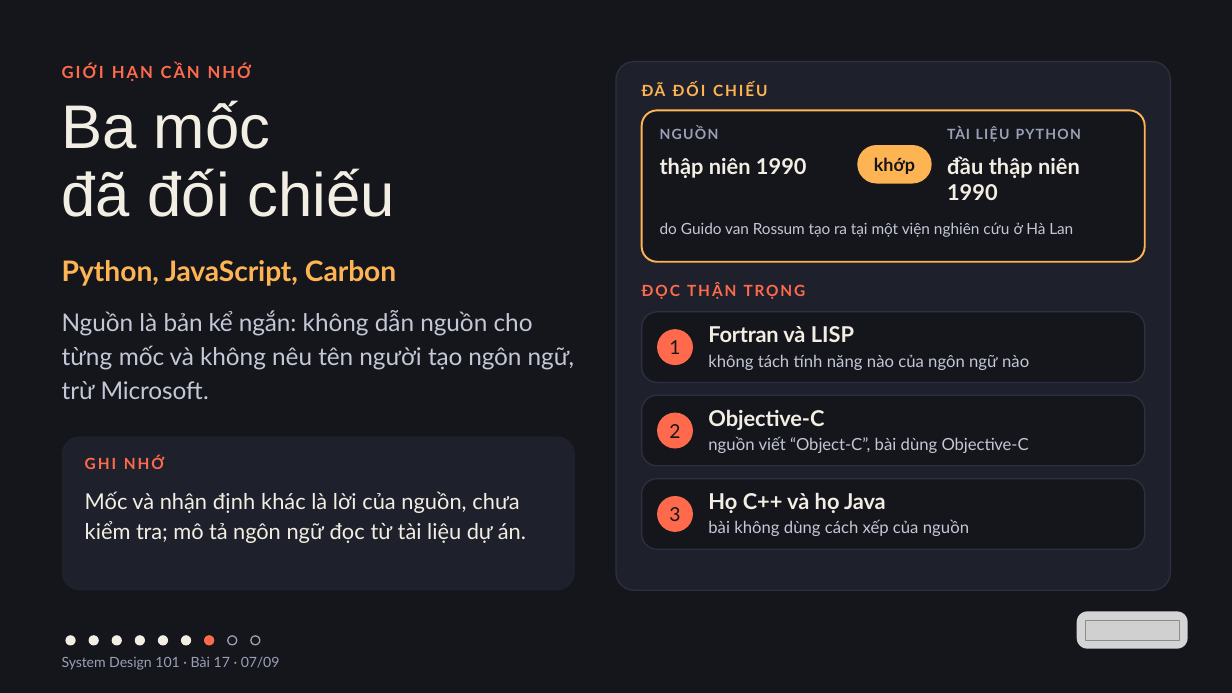
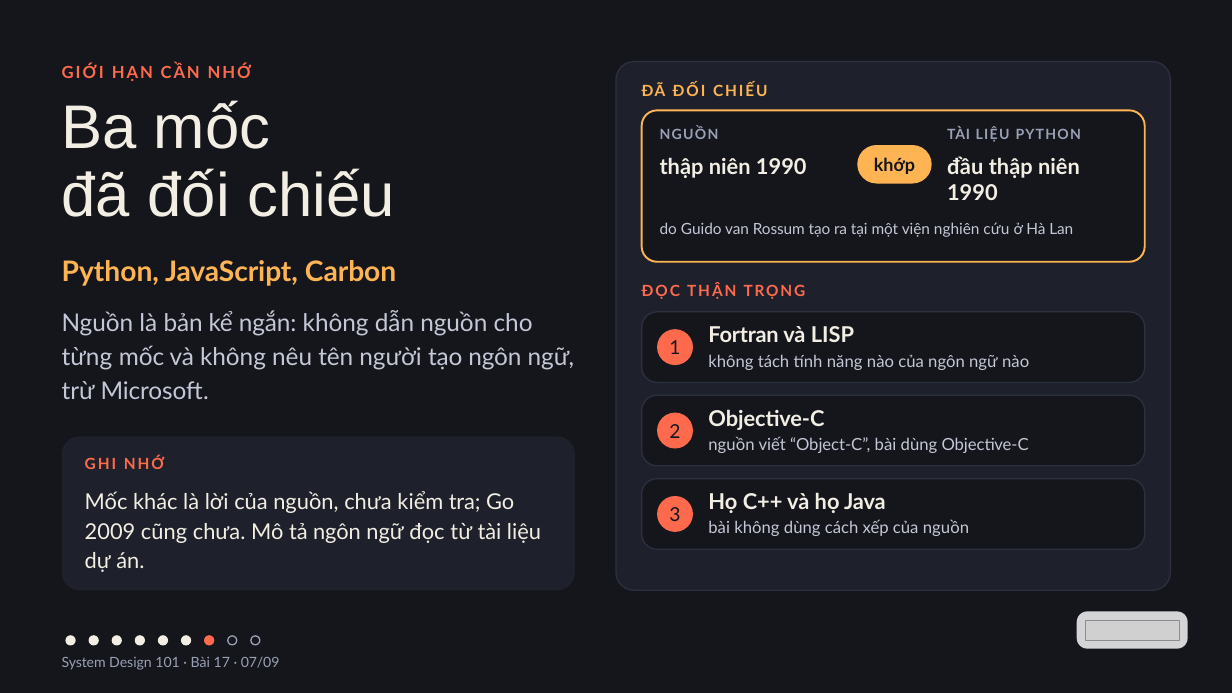
Before and after one commit to vohoailinh90/tool-marketing-studio, a slide deck: slide 7 of system-design-101/vi/lessons/sd-10-017/slides/sd-10-017.pptx. Drawn at 1232x693 pixels with LibreOffice and Linux fonts; fonts in the diff are those of the drawing; grey boxes stand for pictures. Boxes give left, top, right and bottom in pixels: in the first picture for what was removed or moved away, otherwise in the second. Text is boxed around its words. In the diff, an @@ line names an element or a change of style, - is before the commit and + after.

```diff
--- a/system-design-101/vi/lessons/sd-10-017/slides/sd-10-017.pptx
+++ b/system-design-101/vi/lessons/sd-10-017/slides/sd-10-017.pptx
@@ text at (85,491,541,572): text changed @@
-Mốc và nhận định khác là lời của nguồn, chưa kiểm tra; mô tả ngôn ngữ đọc từ tài liệu dự án.
+Mốc khác là lời của nguồn, chưa kiểm tra; Go 2009 cũng chưa. Mô tả ngôn ngữ đọc từ tài liệu dự án.
```
Also in this commit, not shown: 1 other slide changed, 2 other files.
